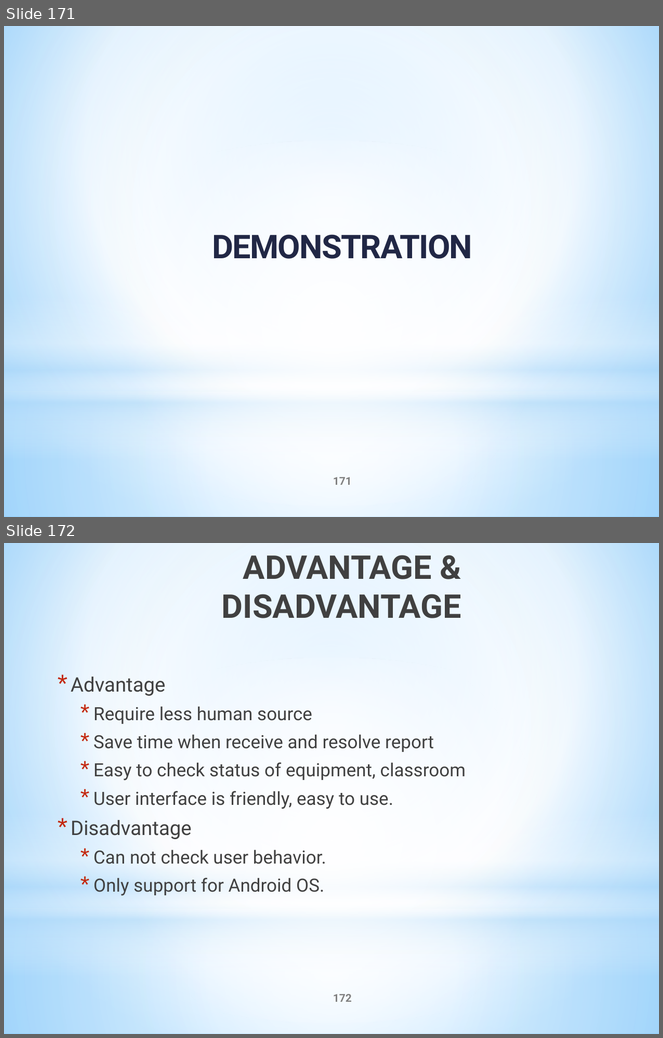
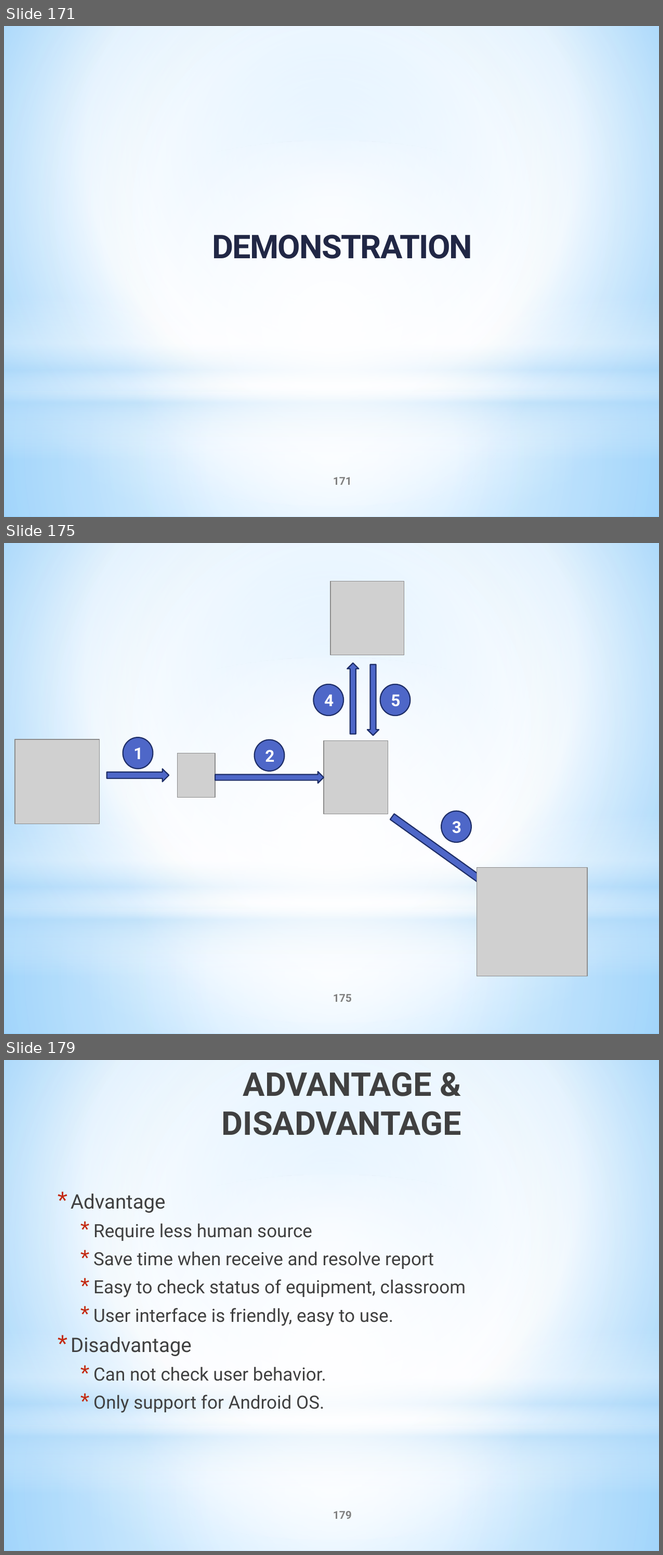
Before and after one commit to tranquang9a1/ECRM, a slide deck: Document/ECRM-Presentation v7.pptx. Shown one above the other, each under a label of ours: slides 171 and 172 before the commit, slides 171, 175 and 179 after it; the slides between them are not shown. The pictures are 663x1038 and 663x1555 pixels, drawn with LibreOffice and Linux fonts; fonts in the diff are those of the drawing; grey boxes stand for pictures. Boxes give left, top, right and bottom in pixels: in the first picture for what was removed or moved away, otherwise in the second. Text is boxed around its words. In the diff, an @@ line names an element or a change of style, - is before the commit and + after.

```diff
--- a/Document/ECRM-Presentation v7.pptx
+++ b/Document/ECRM-Presentation v7.pptx
@@ slide 175 added at (4, 543, 659, 1034), background gradient #9ED5FF to #FFFFFF to #5BB9FF; not listed: 4 template elements that a slide beside it also shows @@
@@ picture added at (330, 581, 404, 655) @@
@@ right arrow added at (347, 664, 359, 734), fill #4E67C8, outline #1F2E69 1.25 pt @@
@@ right arrow added at (367, 665, 379, 735), fill #4E67C8, outline #1F2E69 1.25 pt @@
@@ ellipse added at (314, 684, 344, 716), fill #4E67C8, outline #1F2E69 1.25 pt, 18 pt, text #FFFFFF, bold @@
+4
@@ ellipse added at (380, 684, 410, 716), fill #4E67C8, outline #1F2E69 1.25 pt, 18 pt, text #FFFFFF, bold @@
+5
@@ picture added at (15, 740, 100, 824) @@
@@ ellipse added at (123, 737, 153, 769), fill #4E67C8, outline #1F2E69 1.25 pt, 18 pt, text #FFFFFF, bold @@
+1
@@ ellipse added at (254, 740, 284, 772), fill #4E67C8, outline #1F2E69 1.25 pt, 18 pt, text #FFFFFF, bold @@
+2
@@ picture added at (324, 741, 388, 814) @@
@@ picture added at (178, 753, 215, 798) @@
@@ right arrow added at (107, 769, 169, 782), fill #4E67C8, outline #1F2E69 1.25 pt @@
@@ right arrow added at (215, 772, 324, 783), fill #4E67C8, outline #1F2E69 1.25 pt @@
@@ right arrow added at (388, 811, 495, 893), fill #4E67C8, outline #1F2E69 1.25 pt @@
@@ ellipse added at (442, 811, 472, 843), fill #4E67C8, outline #1F2E69 1.25 pt, 18 pt, text #FFFFFF, bold @@
+3
@@ picture added at (477, 867, 588, 976) @@
@@ page number added at (333, 994, 352, 1002), 12 pt, text #808080, bold @@
+175
@@ what was slide 172 is now slide 179 @@
@@ page number at (333, 1511, 352, 1519): text changed @@
-172
+179
```
Also in this commit, not shown: 10 slides changed, 7 other slides added, 1 slide removed.
